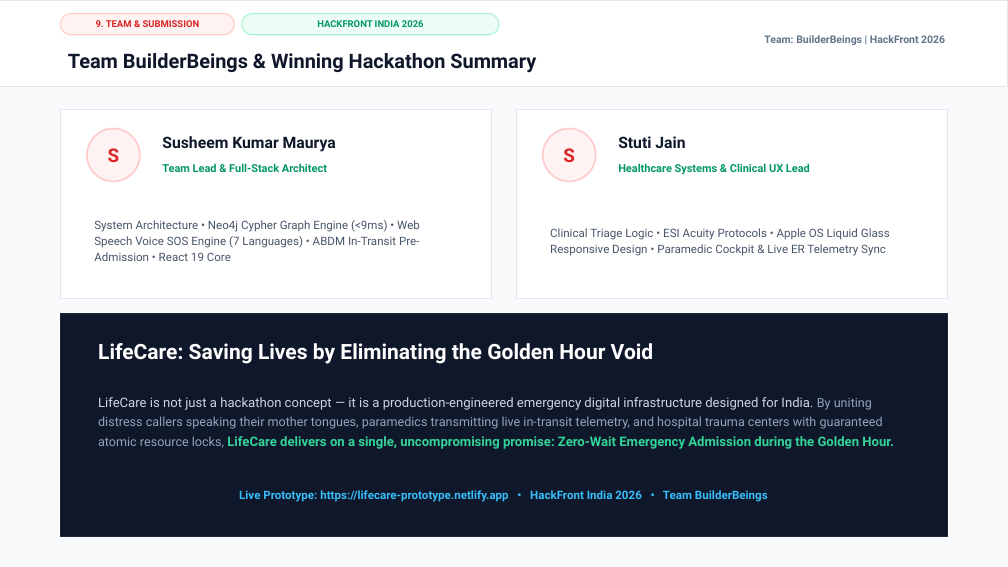
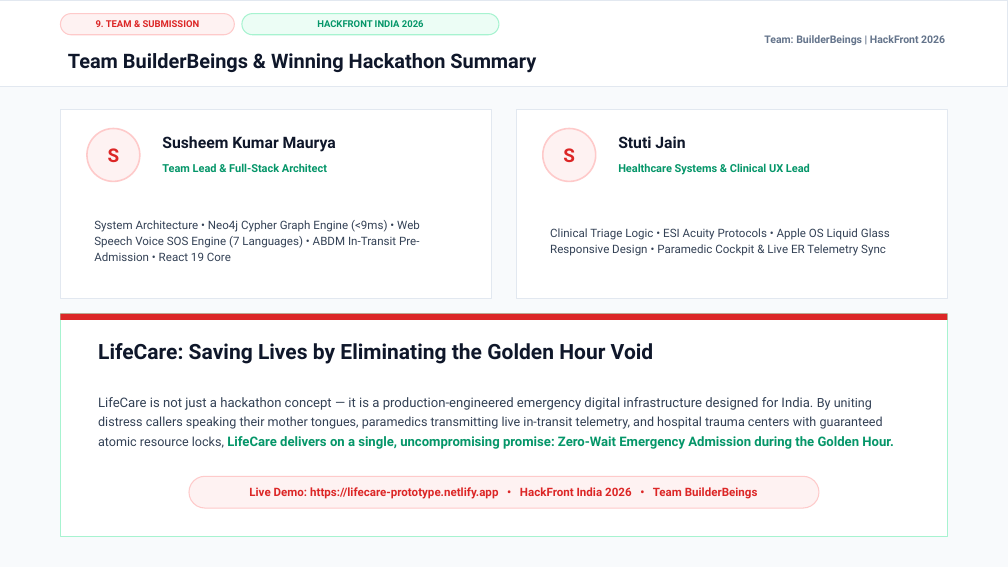
Before and after one commit to Susheem-25/LifeCare, a slide deck: slide 10 of LifeCare_Presentation.pptx. Drawn at 1008x567 pixels with LibreOffice and Linux fonts; fonts in the diff are those of the drawing. Boxes give left, top, right and bottom in pixels: in the first picture for what was removed or moved away, otherwise in the second. Text is boxed around its words. In the diff, an @@ line names an element or a change of style, - is before the commit and + after.

```diff
--- a/LifeCare_Presentation.pptx
+++ b/LifeCare_Presentation.pptx
@@ text "System Architecture • Neo4j Cypher ..." at box(94, 220, 420, 261): text colour #475569 to #334155 @@
@@ text "Clinical Triage Logic • ESI ..." at box(550, 228, 890, 256): text colour #475569 to #334155 @@
@@ rectangle at box(60, 314, 948, 537): fill #0F172A to #FFFFFF; outline #1E293B 1 pt to #A7F3D0 1 pt @@
@@ rectangle added at box(60, 314, 948, 320), fill #DC2626 @@
@@ text "LifeCare: Saving Lives by Eliminating ..." at box(98, 343, 654, 364): text colour #FFFFFF to #0F172A @@
@@ text "LifeCare is not just a ..." at box(98, 397, 894, 449): text colour #CBD5E1 to #334155 in "LifeCare is not just a hackathon concept ..."; text colour #94A3B8 to #334155 in "By uniting distress callers speaking their mother ..."; text colour #34D399 to #059669 in "LifeCare delivers on a single, uncompromising promise: ..." @@
@@ rounded rectangle added at box(189, 476, 819, 508), fill #FEF2F2, outline #FECACA 1 pt @@
@@ text at box(249, 487, 758, 499): text changed; text colour #38BDF8 to #DC2626 @@
-Live Prototype: https://lifecare-prototype.netlify.app • HackFront India 2026 • Team BuilderBeings
+Live Demo: https://lifecare-prototype.netlify.app • HackFront India 2026 • Team BuilderBeings
```
Also in this commit, not shown: 9 other slides changed.
